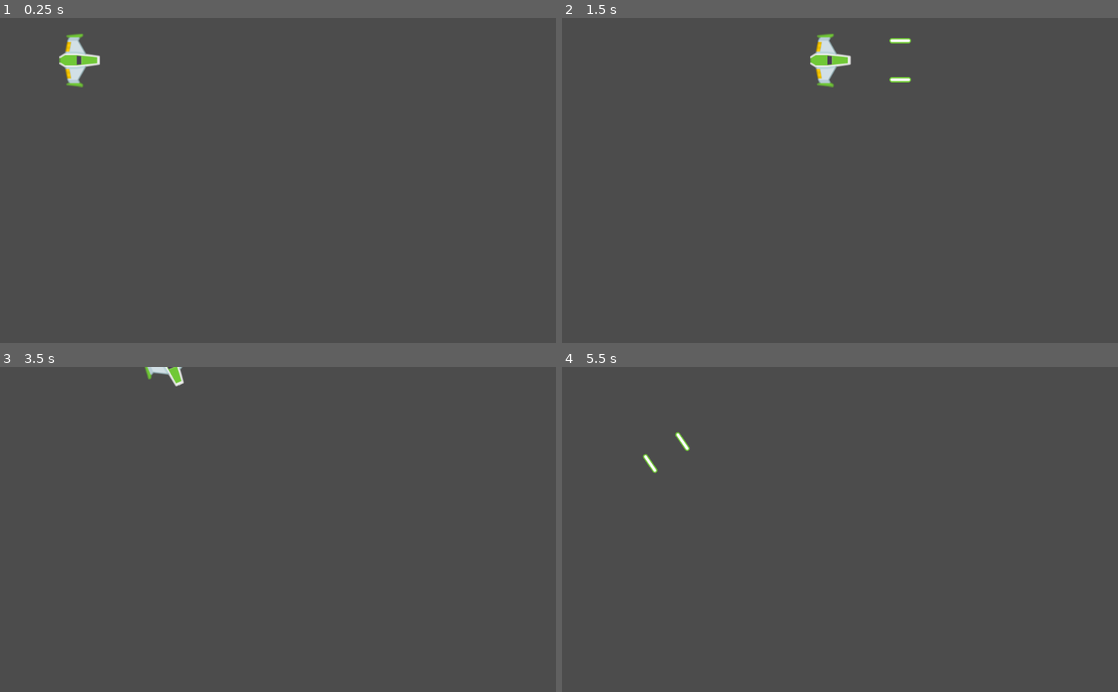
Above: before the commit, frames 1-4 (two rows, left to right).
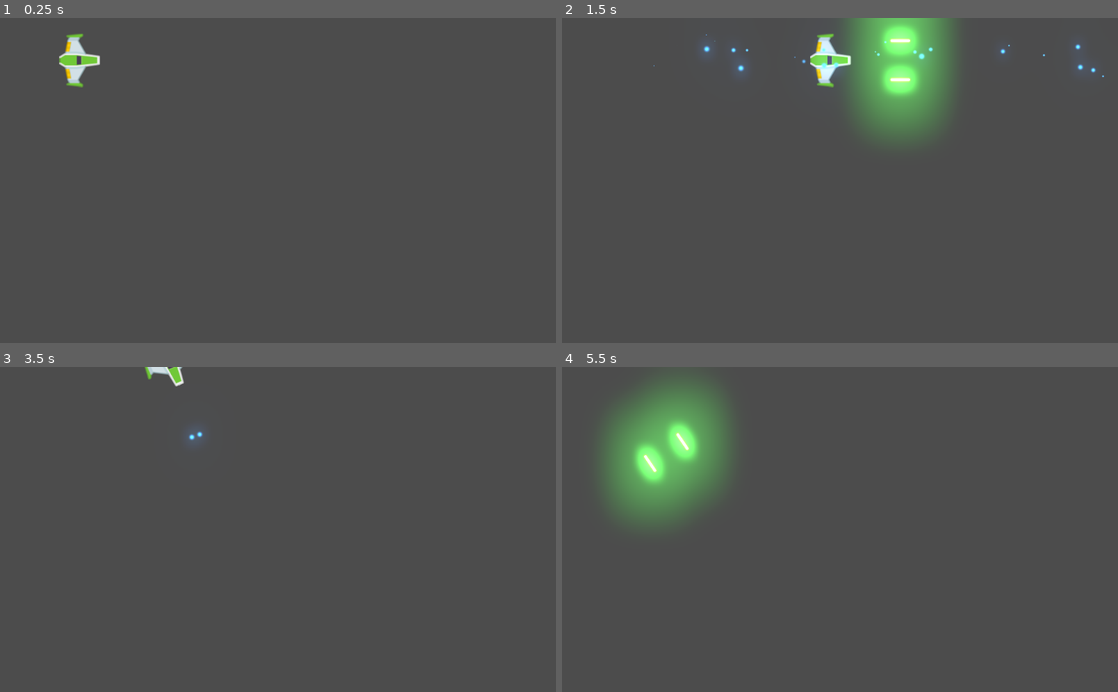
Above: after the commit, the same moments.

Repository: Dihue/Meteoritos
Game: Godot game, scene res://Juego/Niveles/NivelTest.tscn
Two runs of this game, one before a commit and one after it. Both use one fixed random seed, a clock stepped at 60 frames per second and the inputs below.
Inputs:
- Up to frame 1 (0.25 s): no input
- Up to frame 2 (1.5 s): tap Enter (disparo_principal) at 0.5, 1.35 s; hold W (mover_adelante) 0.53-1.28 s; hold Shift (disparo_secundario, bound only after the commit) 0.53-1.28 s; hold S (mover_atras) from 1.28 s (still down)
- Up to frame 3 (3.5 s): tap Shift (disparo_secundario, bound only after the commit) at 1.55, 2.3, 3.05 s; release S (mover_atras) at 2.03 s; hold A (rotar_antihorario) 2.03-2.78 s; hold W (mover_adelante) from 2.03 s (still down); tap D (rotar_horario) at 2.85 s
- Up to frame 4 (5.5 s): release W (mover_adelante) at 3.53 s; hold Shift (disparo_secundario, bound only after the commit) 3.53-4.28 s; hold S (mover_atras) from 3.53 s (still down); tap Shift (disparo_secundario, bound only after the commit) at 4.35, 5.3 s; hold Enter (disparo_principal) from 5.03 s (still down)

The runs differ from the first frame. In frame 2, 7.1% of the frame differs, in the area x 16-98%, y 0-38%; in frame 3, less than 0.1%; in frame 4, 8.2%, in the area x 7-31%, y 3-49%.

Commit message:
Disparo Secundario
- Ajustes en la nave
Cambios:
- Nivel
- Canion

Diff:
--- a/Juego/Naves/Player/Player.gd
+++ b/Juego/Naves/Player/Player.gd
@@ -9,6 +9,7 @@
 
 ## ATRIBUTOS ONREADY
 onready var canion:Canion = $Canion
+onready var laser:RayoLaser = $LaserBeam2D
 
 
 ## ATRIBUTOS
@@ -17,6 +18,16 @@
 
 
 ## METODOS
+func _unhandled_input(event: InputEvent) -> void:
+	# Disparo rayo
+	if event.is_action_pressed("disparo_secundario"):
+		# Al detectar el evento presionado, activa el laser
+		laser.set_is_casting(true)
+	if event.is_action_released("disparo_secundario"):
+		# Al soltar el evento presionaado, desactiva el laser
+		laser.set_is_casting(false)
+
+
 func _integrate_forces(state: Physics2DDirectBodyState) -> void:
 	# Para el manejo de la rotacion del RigidBody
 	apply_torque_impulse(dir_rotacion * potencia_rotacion)
--- a/Juego/Naves/Player/Player.tscn
+++ b/Juego/Naves/Player/Player.tscn
@@ -1,9 +1,10 @@
-[gd_scene load_steps=6 format=2]
+[gd_scene load_steps=7 format=2]
 
 [ext_resource path="res://Juego/Naves/Player/player_ship_green.png" type="Texture" id=1]
 [ext_resource path="res://Juego/Naves/Player/MaterialFisica.tres" type="PhysicsMaterial" id=2]
 [ext_resource path="res://Juego/Naves/Player/Player.gd" type="Script" id=3]
 [ext_resource path="res://Juego/Proyectiles/Canion.tscn" type="PackedScene" id=4]
+[ext_resource path="res://Juego/Proyectiles/Laser/LaserBeam2D.tscn" type="PackedScene" id=5]
 
 [sub_resource type="CircleShape2D" id=1]
 radius = 37.0
@@ -30,4 +31,7 @@
 [node name="PuntoDerecho" parent="Canion" index="1"]
 position = Vector2( 0, 36 )
 
+[node name="LaserBeam2D" parent="." instance=ExtResource( 5 )]
+position = Vector2( 38, 0 )
+
 [editable path="Canion"]
--- a/Juego/Niveles/NivelTest.tscn
+++ b/Juego/Niveles/NivelTest.tscn
@@ -1,7 +1,8 @@
-[gd_scene load_steps=3 format=2]
+[gd_scene load_steps=4 format=2]
 
 [ext_resource path="res://Juego/Naves/Player/Player.tscn" type="PackedScene" id=1]
 [ext_resource path="res://Juego/Niveles/Nivel.gd" type="Script" id=2]
+[ext_resource path="res://default_env.tres" type="Environment" id=3]
 
 [node name="NivelTest" type="Node"]
 script = ExtResource( 2 )
@@ -10,3 +11,6 @@
 position = Vector2( 147, 78 )
 gravity_scale = 0.0
 can_sleep = false
+
+[node name="WorldEnvironment" type="WorldEnvironment" parent="."]
+environment = ExtResource( 3 )
--- a/Juego/Proyectiles/Canion.tscn
+++ b/Juego/Proyectiles/Canion.tscn
@@ -2,7 +2,7 @@
 
 [ext_resource path="res://Juego/Proyectiles/Canion.gd" type="Script" id=1]
 [ext_resource path="res://Juego/Proyectiles/Proyectil.tscn" type="PackedScene" id=2]
-[ext_resource path="res://Juego/Naves/Player/proyectil_player_sfx.ogg" type="AudioStream" id=3]
+[ext_resource path="res://Juego/Proyectiles/proyectil_player_sfx.ogg" type="AudioStream" id=3]
 
 [node name="Canion" type="Node2D"]
 script = ExtResource( 1 )
--- /dev/null
+++ b/Juego/Proyectiles/Laser/LaserBeam2D.gd
@@ -0,0 +1,91 @@
+# Casts a laser along a raycast, emitting particles on the impact point.
+# Use `is_casting` to make the laser fire and stop.
+# You can attach it to a weapon or a ship; the laser will rotate with its parent.
+class_name RayoLaser
+extends RayCast2D
+
+# Speed at which the laser extends when first fired, in pixels per seconds.
+export var cast_speed := 7000.0
+# Maximum length of the laser in pixels.
+export var max_length := 1400.0
+# Base duration of the tween animation in seconds.
+export var growth_time := 0.1
+
+# If `true`, the laser is firing.
+# It plays appearing and disappearing animations when it's not animating.
+# See `appear()` and `disappear()` for more information.
+var is_casting := false setget set_is_casting
+
+onready var fill := $FillLine2D
+onready var tween := $Tween
+onready var casting_particles := $CastingParticles2D
+onready var collision_particles := $CollisionParticles2D
+onready var beam_particles := $BeamParticles2D
+
+onready var line_width: float = fill.width
+onready var laser_sfx:AudioStreamPlayer2D = $LaserSFX
+
+
+func _ready() -> void:
+	set_physics_process(false)
+	fill.points[1] = Vector2.ZERO
+
+
+func _physics_process(delta: float) -> void:
+	cast_to = (cast_to + Vector2.RIGHT * cast_speed * delta).limit_length(max_length)
+	cast_beam()
+
+
+func set_is_casting(cast: bool) -> void:
+	is_casting = cast
+
+	if is_casting:
+		# Ejecuta el sonido
+		laser_sfx.play()
+		cast_to = Vector2.ZERO
+		fill.points[1] = cast_to
+		appear()
+	else:
+		# Si se suelta el input, se detiene el sonido
+		laser_sfx.stop()
+		# Reset the laser endpoint
+		fill.points[1] = Vector2.ZERO
+
+		collision_particles.emitting = false
+		disappear()
+
+	set_physics_process(is_casting)
+	beam_particles.emitting = is_casting
+	casting_particles.emitting = is_casting
+
+
+# Controls the emission of particles and extends the Line2D to `cast_to` or the ray's
+# collision point, whichever is closest.
+func cast_beam() -> void:
+	var cast_point := cast_to
+
+	force_raycast_update()
+	collision_particles.emitting = is_colliding()
+
+	if is_colliding():
+		cast_point = to_local(get_collision_point())
+		collision_particles.global_rotation = get_collision_normal().angle()
+		collision_particles.position = cast_point
+
+	fill.points[1] = cast_point
+	beam_particles.position = cast_point * 0.5
+	beam_particles.process_material.emission_box_extents.x = cast_point.length() * 0.5
+
+
+func appear() -> void:
+	if tween.is_active():
+		tween.stop_all()
+	tween.interpolate_property(fill, "width", 0, line_width, growth_time * 2)
+	tween.start()
+
+
+func disappear() -> void:
+	if tween.is_active():
+		tween.stop_all()
+	tween.interpolate_property(fill, "width", fill.width, 0, growth_time)
+	tween.start()
--- /dev/null
+++ b/Juego/Proyectiles/Laser/LaserBeam2D.tscn
@@ -0,0 +1,115 @@
+[gd_scene load_steps=13 format=2]
+
+[ext_resource path="res://Juego/Proyectiles/Laser/LaserBeam2D.gd" type="Script" id=1]
+[ext_resource path="res://Juego/Proyectiles/Laser/glowing_circle.png" type="Texture" id=2]
+[ext_resource path="res://Juego/Proyectiles/Laser/laser_player_sfx.ogg" type="AudioStream" id=3]
+
+[sub_resource type="Gradient" id=1]
+offsets = PoolRealArray( 0.582915, 1 )
+colors = PoolColorArray( 1, 1, 1, 1, 1, 1, 1, 0 )
+
+[sub_resource type="GradientTexture" id=2]
+gradient = SubResource( 1 )
+
+[sub_resource type="Curve" id=3]
+_data = [ Vector2( 0.518072, 1 ), 0.0, -3.53434, 0, 0, Vector2( 1, 0 ), 0.0, 0.0, 0, 0 ]
+
+[sub_resource type="CurveTexture" id=4]
+curve = SubResource( 3 )
+
+[sub_resource type="ParticlesMaterial" id=5]
+flag_disable_z = true
+gravity = Vector3( 0, 0, 0 )
+initial_velocity = 100.0
+orbit_velocity = 0.0
+orbit_velocity_random = 0.0
+scale = 0.5
+scale_curve = SubResource( 4 )
+color_ramp = SubResource( 2 )
+
+[sub_resource type="Curve" id=6]
+_data = [ Vector2( 0, 0 ), 0.0, 0.0, 0, 0, Vector2( 0.503614, 0.957505 ), 0.0, 0.0, 0, 0, Vector2( 1, 0 ), 0.0, 0.0, 0, 0 ]
+
+[sub_resource type="CurveTexture" id=7]
+curve = SubResource( 6 )
+
+[sub_resource type="ParticlesMaterial" id=8]
+emission_shape = 2
+emission_box_extents = Vector3( 60, 20, 1 )
+flag_align_y = true
+flag_disable_z = true
+direction = Vector3( -1, 0, 0 )
+spread = 0.0
+gravity = Vector3( 0, 0, 0 )
+initial_velocity = 30.0
+orbit_velocity = 0.0
+orbit_velocity_random = 0.0
+tangential_accel = 100.0
+tangential_accel_random = 1.0
+scale = 0.3
+scale_curve = SubResource( 7 )
+
+[sub_resource type="ParticlesMaterial" id=9]
+flag_disable_z = true
+spread = 50.0
+gravity = Vector3( 0, 0, 0 )
+initial_velocity = 300.0
+orbit_velocity = 0.0
+orbit_velocity_random = 0.0
+scale = 0.5
+scale_curve = SubResource( 4 )
+color_ramp = SubResource( 2 )
+
+[node name="LaserBeam2D" type="RayCast2D"]
+enabled = true
+cast_to = Vector2( 0, 0 )
+script = ExtResource( 1 )
+
+[node name="FillLine2D" type="Line2D" parent="."]
+modulate = Color( 1.5, 1.5, 1.5, 1 )
+points = PoolVector2Array( 0, 0, 100, 0 )
+default_color = Color( 0.301961, 0.65098, 1, 1 )
+texture_mode = 2
+joint_mode = 2
+begin_cap_mode = 2
+end_cap_mode = 2
+sharp_limit = 8.0
+antialiased = true
+
+[node name="CastingParticles2D" type="Particles2D" parent="."]
+modulate = Color( 1.5, 1.5, 1.5, 1 )
+show_behind_parent = true
+emitting = false
+lifetime = 0.3
+visibility_rect = Rect2( 0, -18.722, 29.6756, 38.4841 )
+local_coords = false
+process_material = SubResource( 5 )
+texture = ExtResource( 2 )
+
+[node name="BeamParticles2D" type="Particles2D" parent="."]
+modulate = Color( 1.5, 1.5, 1.5, 1 )
+emitting = false
+amount = 50
+preprocess = 1.0
+randomness = 1.0
+visibility_rect = Rect2( -2500, -2500, 5000, 5000 )
+local_coords = false
+draw_order = 1
+process_material = SubResource( 8 )
+texture = ExtResource( 2 )
+
+[node name="CollisionParticles2D" type="Particles2D" parent="."]
+modulate = Color( 1.5, 1.5, 1.5, 1 )
+show_behind_parent = true
+emitting = false
+amount = 16
+lifetime = 0.3
+visibility_rect = Rect2( -2500, -2500, 5000, 5000 )
+local_coords = false
+process_material = SubResource( 9 )
+texture = ExtResource( 2 )
+
+[node name="Tween" type="Tween" parent="."]
+
+[node name="LaserSFX" type="AudioStreamPlayer2D" parent="."]
+stream = ExtResource( 3 )
--- a/Juego/Proyectiles/Proyectil.tscn
+++ b/Juego/Proyectiles/Proyectil.tscn
@@ -16,6 +16,7 @@
 shape = SubResource( 1 )
 
 [node name="Sprite" type="Sprite" parent="."]
+modulate = Color( 1, 3, 1, 1 )
 rotation = 1.5708
 texture = ExtResource( 1 )
 
--- a/default_env.tres
+++ b/default_env.tres
@@ -3,5 +3,9 @@
 [sub_resource type="ProceduralSky" id=1]
 
 [resource]
-background_mode = 2
+background_mode = 4
 background_sky = SubResource( 1 )
+glow_enabled = true
+glow_intensity = 0.5
+glow_blend_mode = 0
+glow_bicubic_upscale = true
--- a/project.godot
+++ b/project.godot
@@ -28,12 +28,18 @@
 "class": "Proyectil",
 "language": "GDScript",
 "path": "res://Juego/Proyectiles/Proyectil.gd"
+}, {
+"base": "RayCast2D",
+"class": "RayoLaser",
+"language": "GDScript",
+"path": "res://Juego/Proyectiles/Laser/LaserBeam2D.gd"
 } ]
 _global_script_class_icons={
 "Canion": "",
 "Nivel": "",
 "Player": "",
-"Proyectil": ""
+"Proyectil": "",
+"RayoLaser": ""
 }
 
 [application]
@@ -82,6 +88,12 @@
 , Object(InputEventMouseButton,"resource_local_to_scene":false,"resource_name":"","device":0,"alt":false,"shift":false, …(202 unchanged characters)…
  ]
 }
+disparo_secundario={
+"deadzone": 0.5,
+"events": [ Object(InputEventKey,"resource_local_to_scene":false,"resource_name":"","device":0,"alt":false,"shift":false,"control":false,"meta":false,"command":false,"pressed":false,"scancode":16777237,"physical_scancode":0,"unicode":0,"echo":false,"script":null)
+, Object(InputEventMouseButton,"resource_local_to_scene":false,"resource_name":"","device":0,"alt":false,"shift":false,"control":false,"meta":false,"command":false,"button_mask":0,"position":Vector2( 0, 0 ),"global_position":Vector2( 0, 0 ),"factor":1.0,"button_index":2,"pressed":false,"doubleclick":false,"script":null)
+ ]
+}
 
 [physics]
 
Not shown, removed: Juego/Naves/Player/proyectil_player_sfx.ogg.import
Binary file added: Juego/Proyectiles/Laser/glowing_circle.png
Not shown, added: Juego/Proyectiles/Laser/glowing_circle.png.import
Not shown, added: Juego/Proyectiles/Laser/laser_player_sfx.ogg.import
Not shown, added: Juego/Proyectiles/proyectil_player_sfx.ogg.import
Not shown, added: Juego/Proyectiles/Laser/laser_player_sfx.ogg
Not shown, added: Juego/Proyectiles/proyectil_player_sfx.ogg
